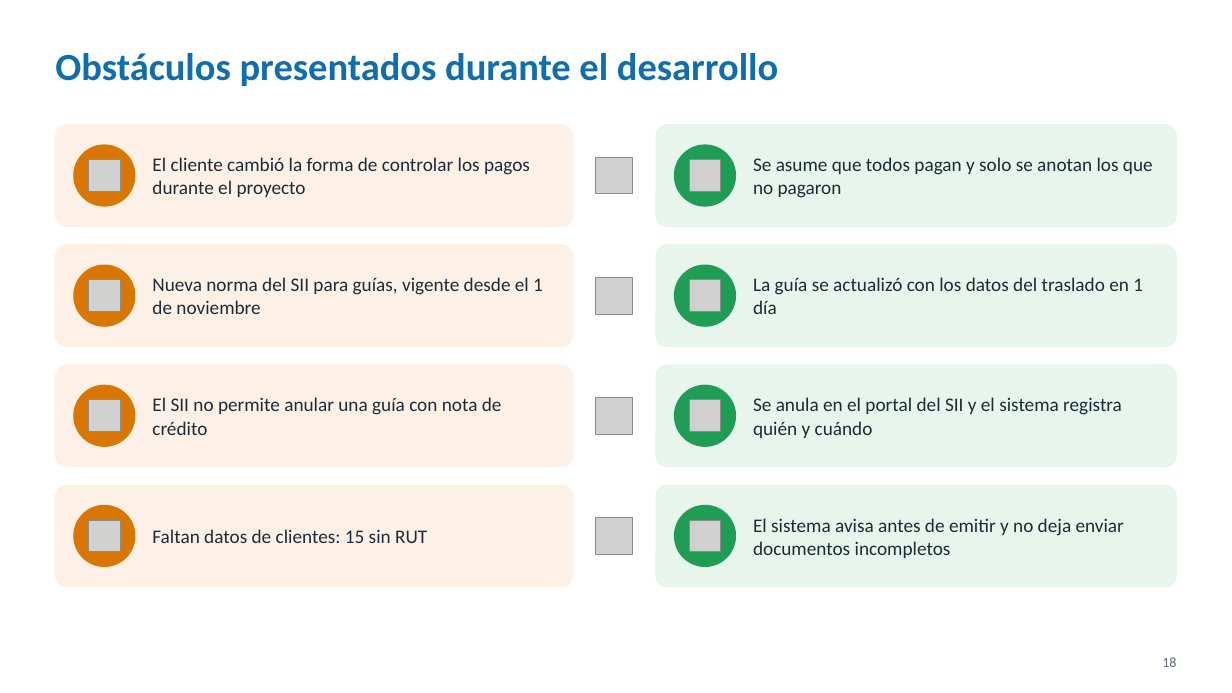
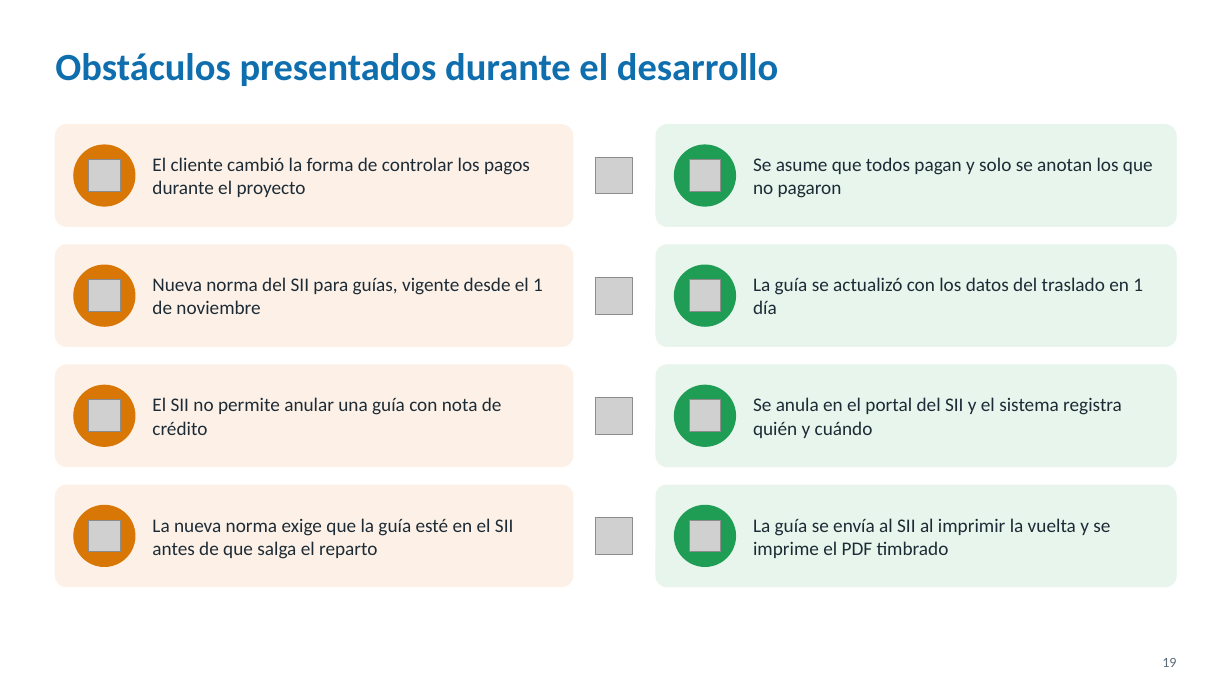
Before and after one commit to Javi3rr/proyecto-capstone, a slide deck: slide 19 of Fase 3/Evidencias Grupales/2. Presentación/Patopan_Presentacion_Final.pptx (slide 18 before the commit). Drawn at 1232x693 pixels with LibreOffice and Linux fonts; fonts in the diff are those of the drawing; grey boxes stand for pictures; background and template pictures are left out. Boxes give left, top, right and bottom in pixels: in the first picture for what was removed or moved away, otherwise in the second. Text is boxed around its words. In the diff, an @@ line names an element or a change of style, - is before the commit and + after.

```diff
--- a/Fase 3/Evidencias Grupales/2. Presentación/Patopan_Presentacion_Final.pptx
+++ b/Fase 3/Evidencias Grupales/2. Presentación/Patopan_Presentacion_Final.pptx
@@ text at bbox=[152, 518, 514, 559]: text changed @@
-Faltan datos de clientes: 15 sin RUT
+La nueva norma exige que la guía esté en el SII antes de que salga el reparto
@@ text at bbox=[753, 518, 1110, 558]: text changed @@
-El sistema avisa antes de emitir y no deja enviar documentos incompletos
+La guía se envía al SII al imprimir la vuelta y se imprime el PDF timbrado
@@ page number at bbox=[1162, 658, 1176, 667]: text changed @@
-18
+19
```
Also in this commit, not shown: 3 other slides changed, 1 slide added, 1 other file.
